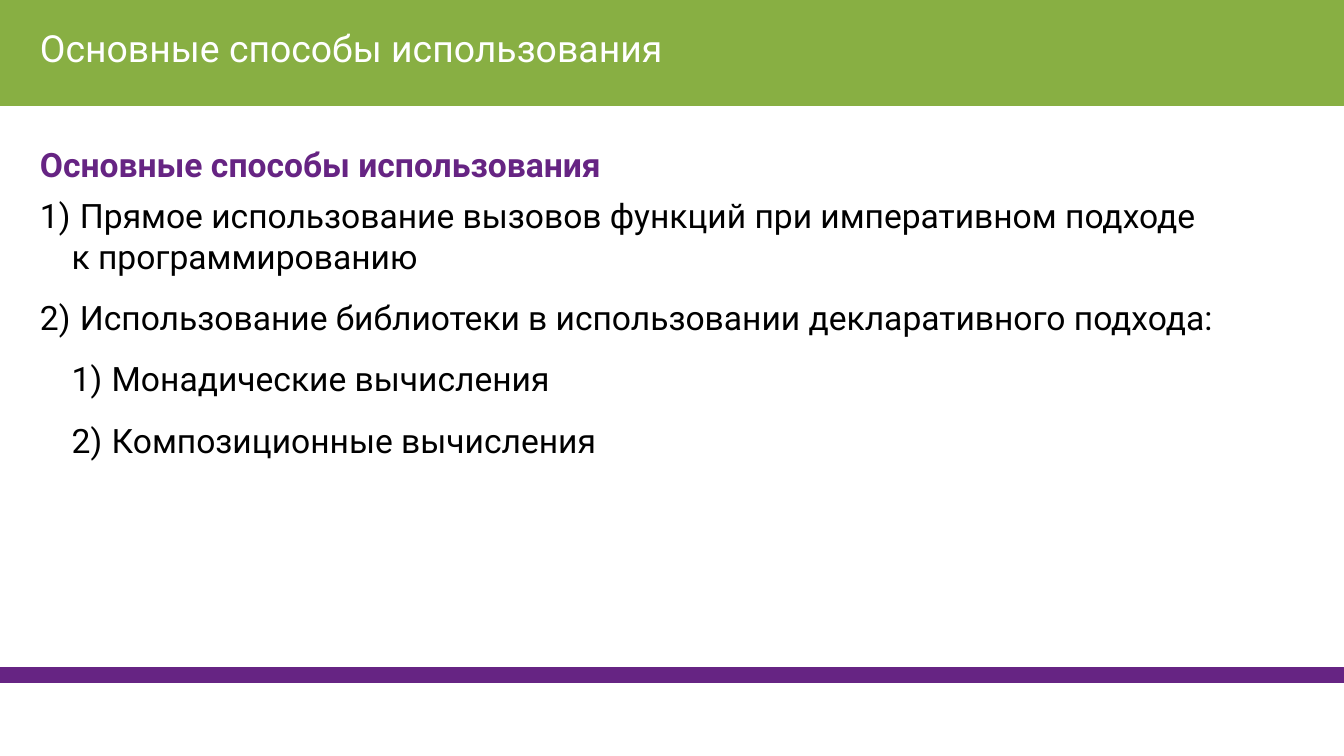
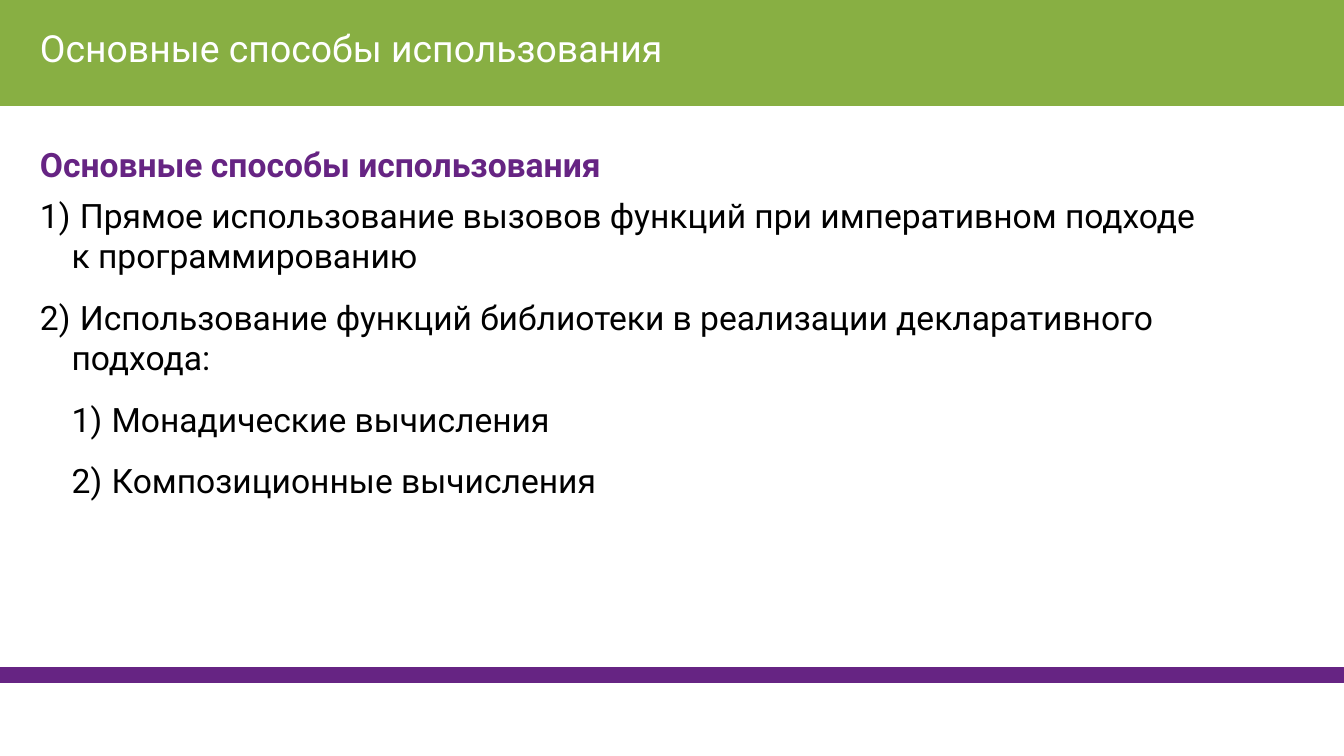
Before and after one commit to AVVlasov/javascript-junior, a slide deck: slide 6 of 2019/IV. Утилитарные библиотеки/2.1 Lodash/Lodash.pptx (slide 5 before the commit). Drawn at 1344x756 pixels with LibreOffice and Linux fonts; fonts in the diff are those of the drawing. Boxes give left, top, right and bottom in pixels: in the first picture for what was removed or moved away, otherwise in the second. Text is boxed around its words. In the diff, an @@ line names an element or a change of style, - is before the commit and + after.

```diff
--- a/2019/IV. Утилитарные библиотеки/2.1 Lodash/Lodash.pptx
+++ b/2019/IV. Утилитарные библиотеки/2.1 Lodash/Lodash.pptx
@@ text at [72, 304, 1153, 376]: text changed @@
-2) Использование библиотеки в использовании декларативного подхода:
+2) Использование функций библиотеки в реализации декларативного подхода:
```
Also in this commit, not shown: 2 other slides changed, 8 slides added, 1 other file.
